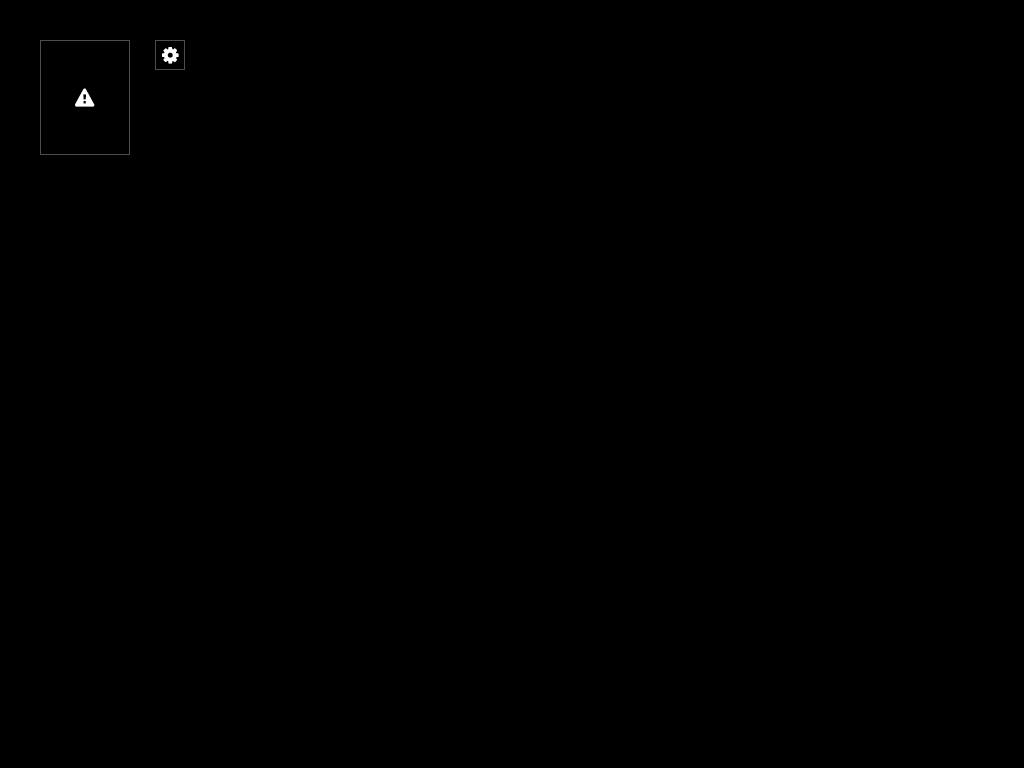
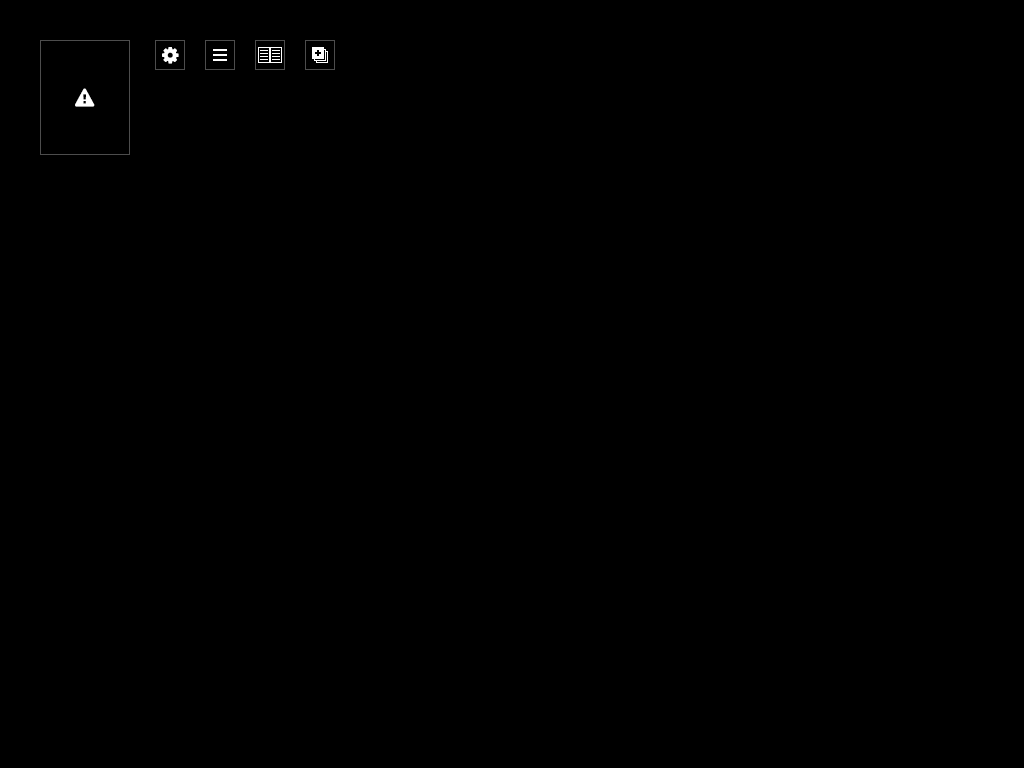
Layer changes from the first (1024, 768) image to the second:
added group "paging" with 3 layers above "hamburger" over (255, 40, 285, 70)
added layer "two-up" in group "paging" over (258, 47, 282, 63)
added layer "Layer 3 copy" in group "paging" over (255, 40, 285, 70)
added group "hamburger" with 2 layers above "cog" over (205, 40, 235, 70)
added layer "Layer 4" in group "hamburger" over (213, 49, 227, 61)
added layer "Layer 3" (1st of 2, in "hamburger") in group "hamburger" over (205, 40, 235, 70)
added group "bookmark" with 2 layers above "image error" over (305, 40, 335, 70)
added layer "Layer 3 copy 2" in group "bookmark" over (305, 40, 335, 70)
added layer "Layer 6" in group "bookmark" over (312, 47, 328, 63)
